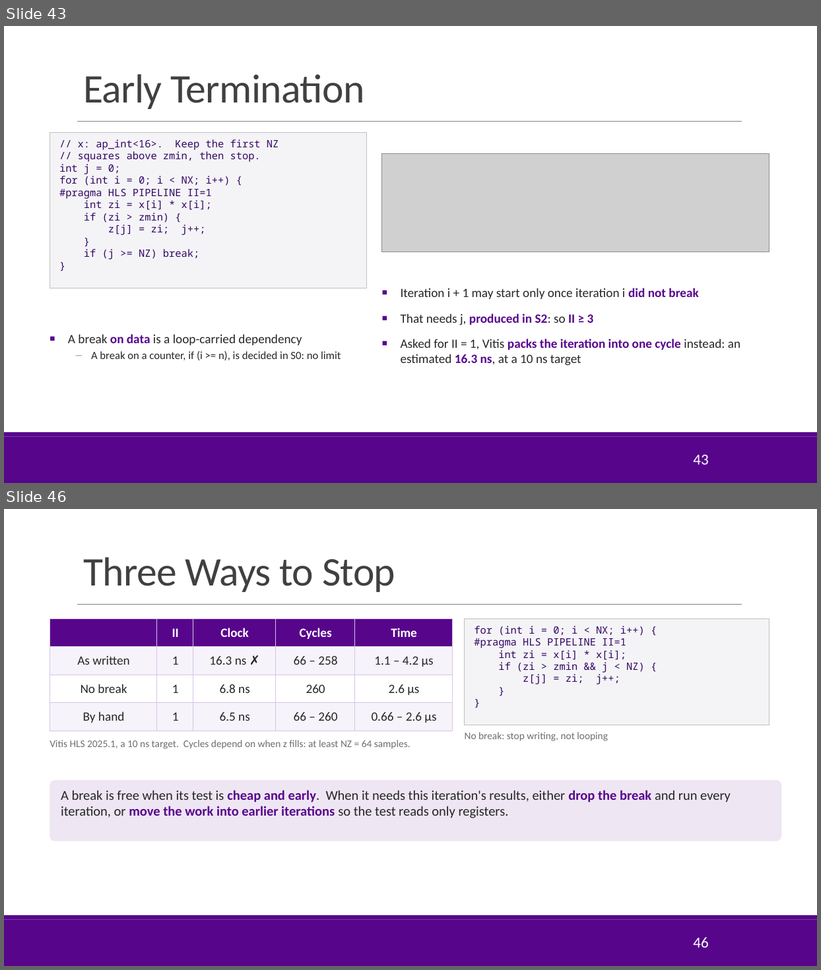
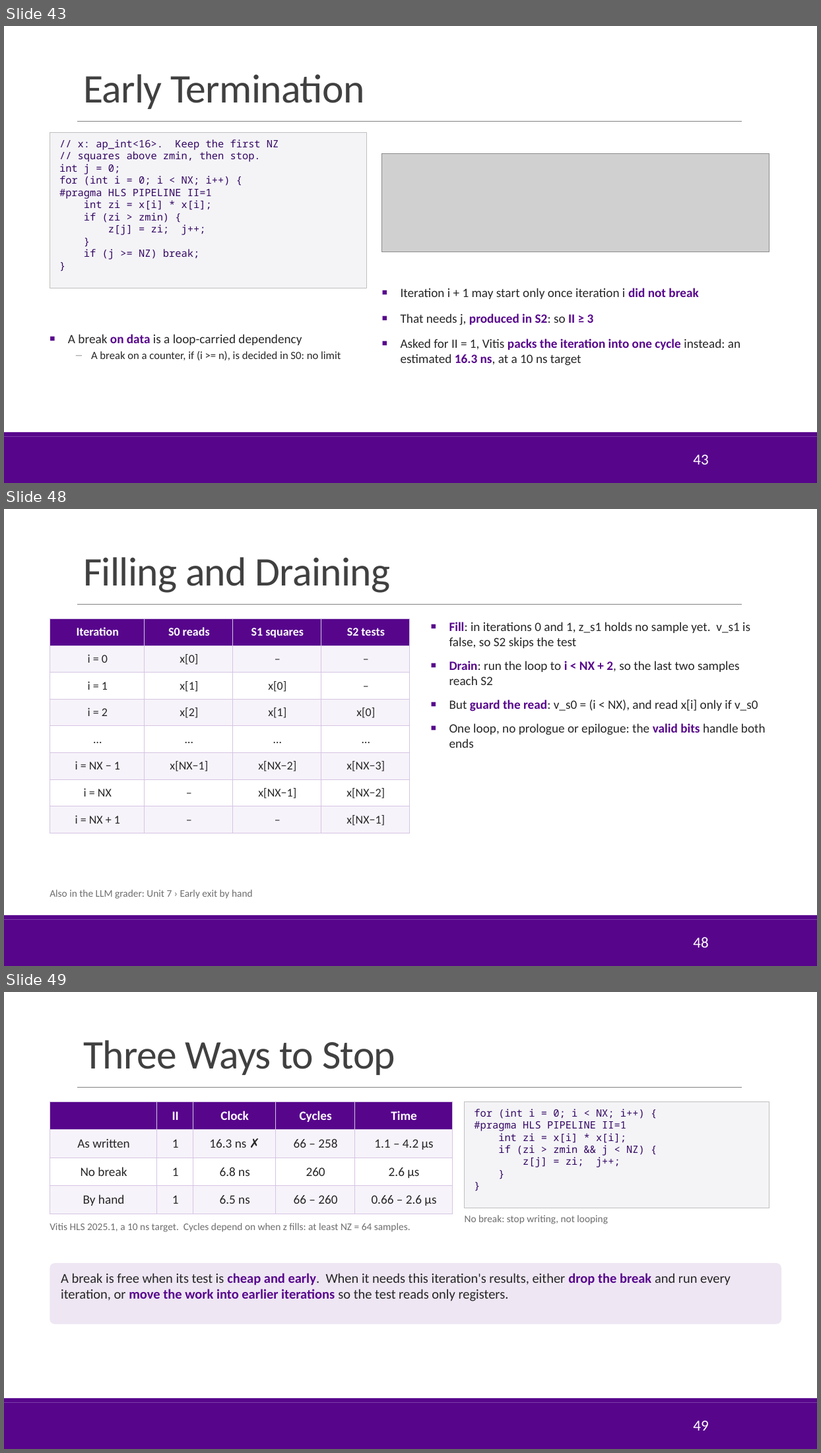
Before and after one commit to sdrangan/hwdesign, a slide deck: units/unit07_loopopt/loopopt.pptx. Shown one above the other, each under a label of ours: slides 43 and 46 before the commit, slides 43, 48 and 49 after it; the slides between them are not shown. The pictures are 821x970 and 821x1453 pixels, drawn with LibreOffice and Linux fonts; fonts in the diff are those of the drawing; grey boxes stand for pictures; background and template pictures are left out. Boxes give left, top, right and bottom in pixels: in the first picture for what was removed or moved away, otherwise in the second. Text is boxed around its words. In the diff, an @@ line names an element or a change of style, - is before the commit and + after.

```diff
--- a/units/unit07_loopopt/loopopt.pptx
+++ b/units/unit07_loopopt/loopopt.pptx
@@ slide 48 added at [4, 509, 817, 966], background #FFFFFF; not listed: 3 template elements that a slide beside it also shows @@
@@ title added at [83, 557, 391, 593], 48 pt, text #404040 @@
+Filling and Draining
@@ table added at [50, 619, 410, 834], 8 rows, 4 columns @@
+Iteration | S0 reads | S1 squares | S2 tests
+i = 0 | x[0] | – | –
+i = 1 | x[1] | x[0] | –
+i = 2 | x[2] | x[1] | x[0]
+… | … | … | …
+i = NX − 1 | x[NX−1] | x[NX−2] | x[NX−3]
+i = NX | – | x[NX−1] | x[NX−2]
+i = NX + 1 | – | – | x[NX−1]
@@ text added at [450, 622, 766, 748], 15 pt, text #262626 @@
+■ Fill: in iterations 0 and 1, z_s1 holds no sample yet. v_s1 is false, so S2 skips the test
+■ Drain: run the loop to i < NX + 2, so the last two samples reach S2
+■ But guard the read: v_s0 = (i < NX), and read x[i] only if v_s0
+■ One loop, no prologue or epilogue: the valid bits handle both ends
@@ text added at [50, 890, 253, 899], 12 pt, text #6E6E6E @@
+Also in the LLM grader: Unit 7 › Early exit by hand
@@ page number added at [693, 937, 708, 948], 18 pt, text #FFFFFF @@
+48
@@ what was slide 46 is now slide 49 @@
@@ page number at [693, 1421, 708, 1431]: text changed @@
-46
+49
```
Also in this commit, not shown: 1 slide changed, 3 other slides added, 1 slide removed, 6 other files.
